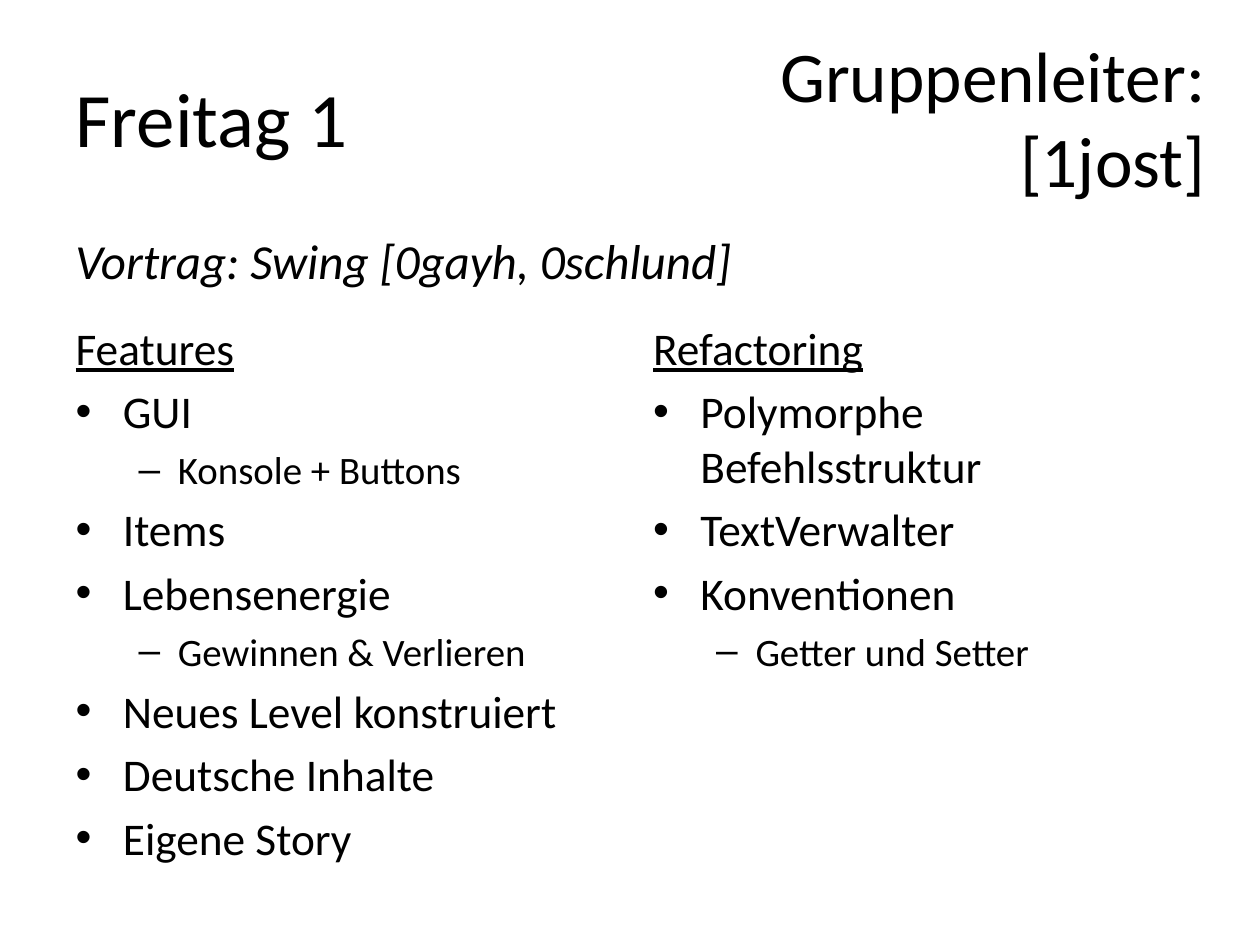
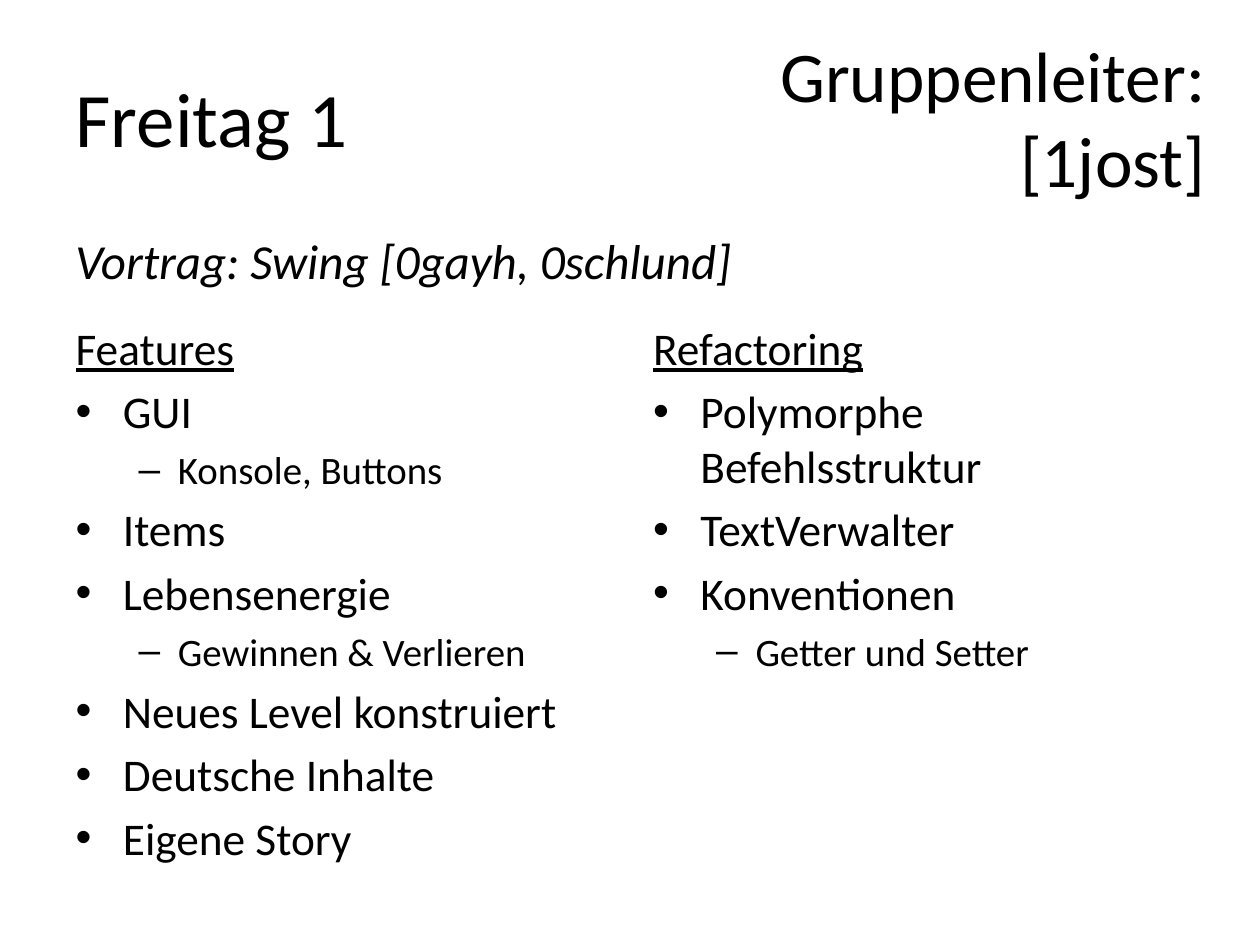
Before and after one commit to FlaShG/SEP12, a slide deck: slide 12 of vortraege/Präsentation_01.pptx (slide 10 before the commit). Drawn at 1260x945 pixels with LibreOffice and Linux fonts; fonts in the diff are those of the drawing. Boxes give left, top, right and bottom in pixels: in the first picture for what was removed or moved away, otherwise in the second. Text is boxed around its words. In the diff, an @@ line names an element or a change of style, - is before the commit and + after.

```diff
--- a/vortraege/Präsentation_01.pptx
+++ b/vortraege/Präsentation_01.pptx
@@ text at (178,457,443,489): text changed @@
-  – Konsole + Buttons
+  – Konsole, Buttons
```
Also in this commit, not shown: 5 other slides changed, 4 slides added, 1 slide removed.
